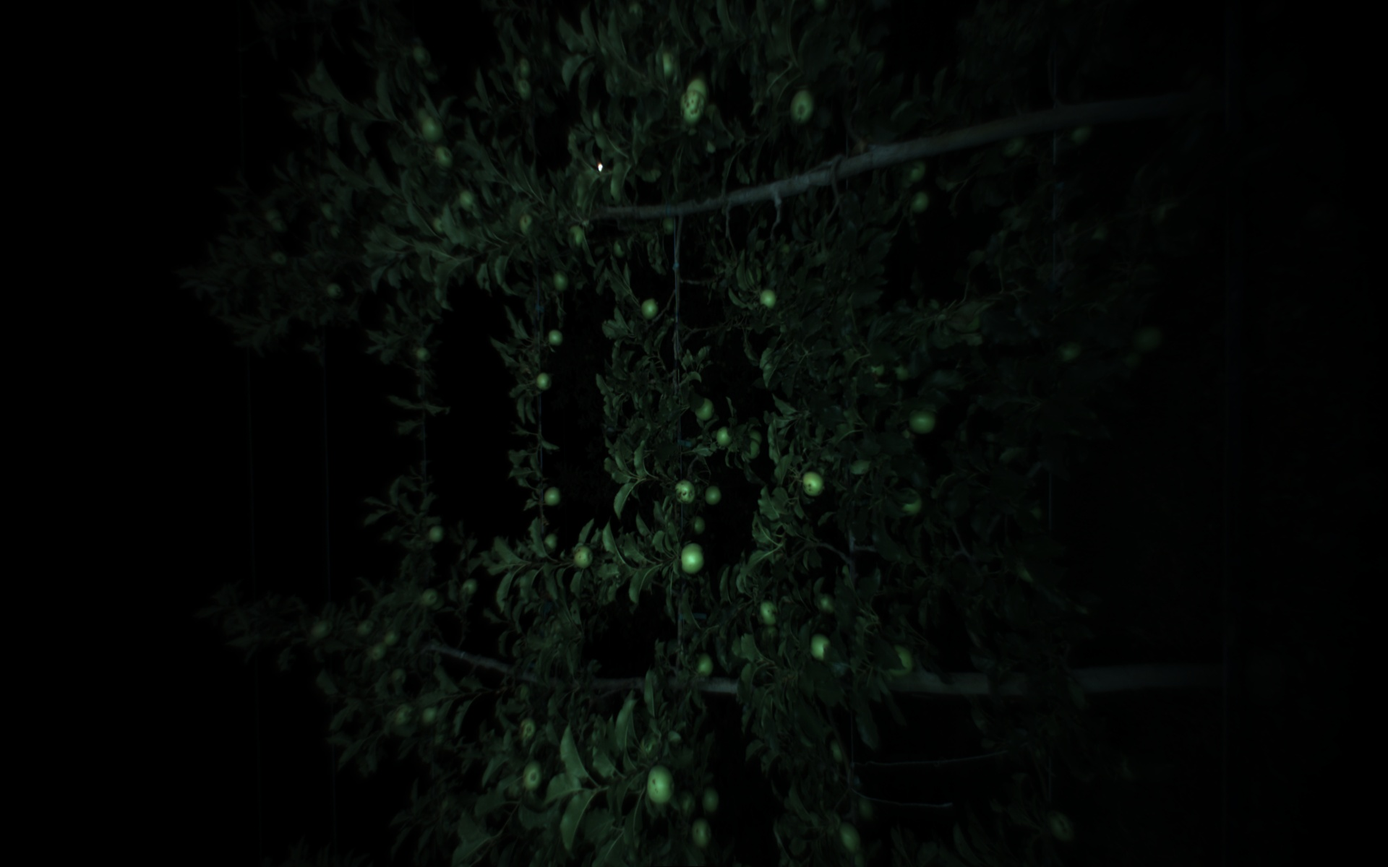
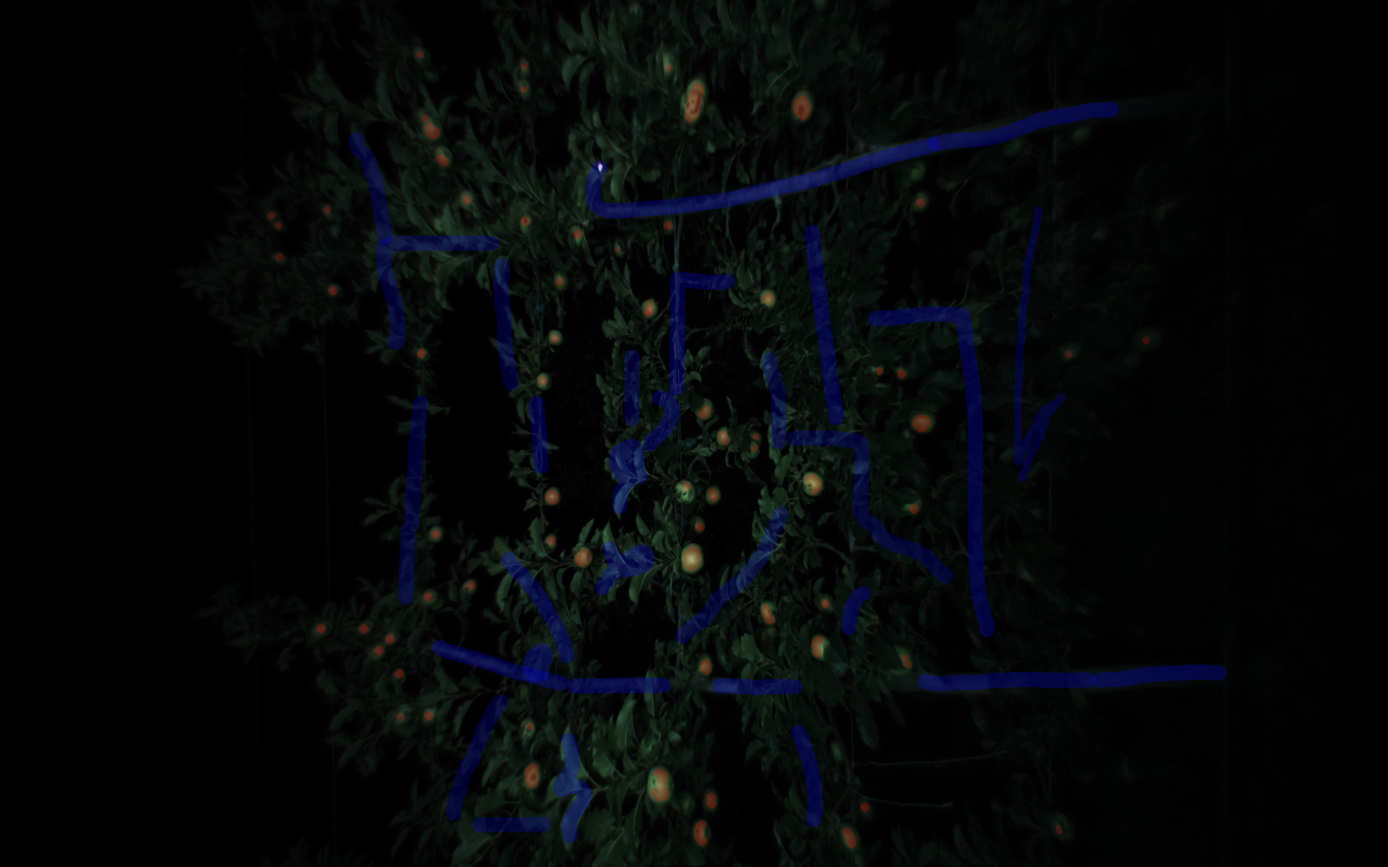
Revision of a layered (1388, 867) image; what changed, layer by layer:
showed "Other", painted on it over <box>349,101,1227,844</box>
showed "Apple", painted on it over <box>267,50,1150,849</box>
